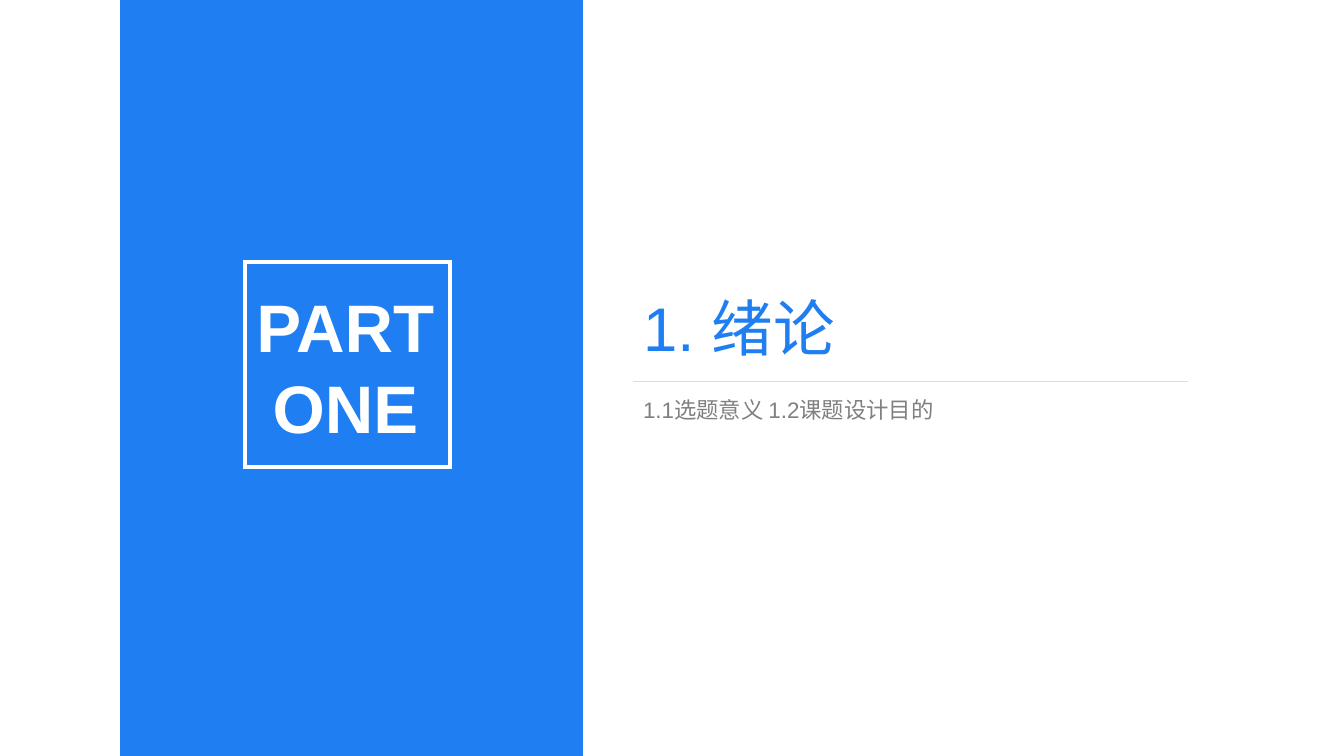
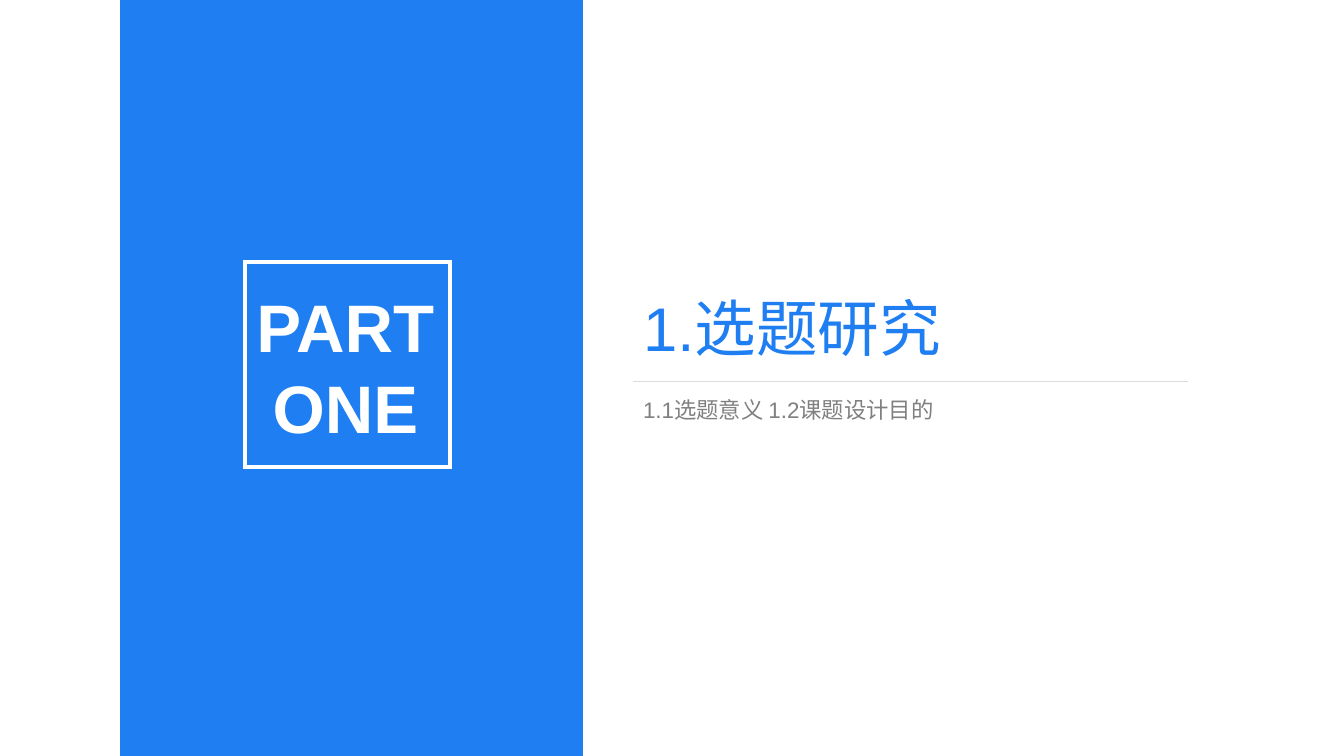
Before and after one commit to 20151104760lucheng/20151104760_lucheng, a slide deck: slide 3 of 20151104760_lucheng_BooksManagementSystem/毕设材料/20151104760 路城 开题报告PPT.pptx. Drawn at 1344x756 pixels with LibreOffice and Linux fonts; fonts in the diff are those of the drawing. Boxes give left, top, right and bottom in pixels: in the first picture for what was removed or moved away, otherwise in the second. Text is boxed around its words. In the diff, an @@ line names an element or a change of style, - is before the commit and + after.

```diff
--- a/20151104760_lucheng_BooksManagementSystem/毕设材料/20151104760 路城 开题报告PPT.pptx
+++ b/20151104760_lucheng_BooksManagementSystem/毕设材料/20151104760 路城 开题报告PPT.pptx
@@ title at box(643, 302, 941, 356): text changed @@
-1. 绪论
+1.选题研究
```
Also in this commit, not shown: 1 other slide changed.
